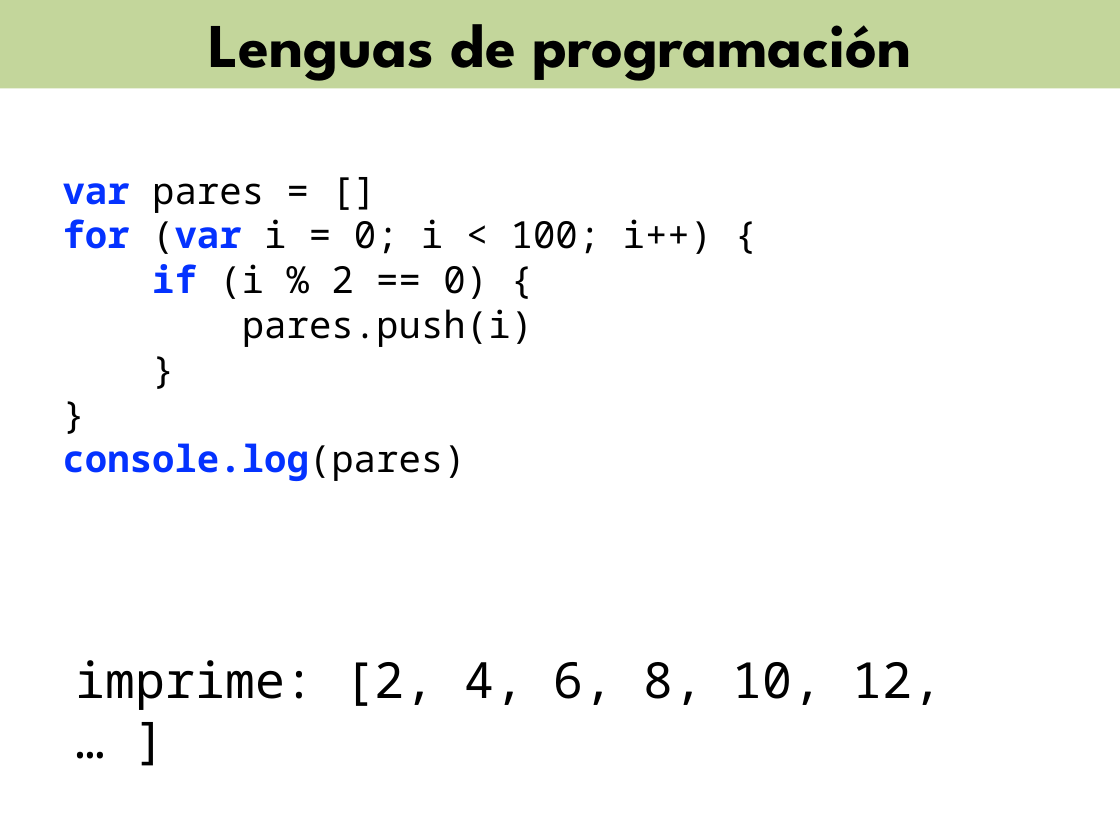
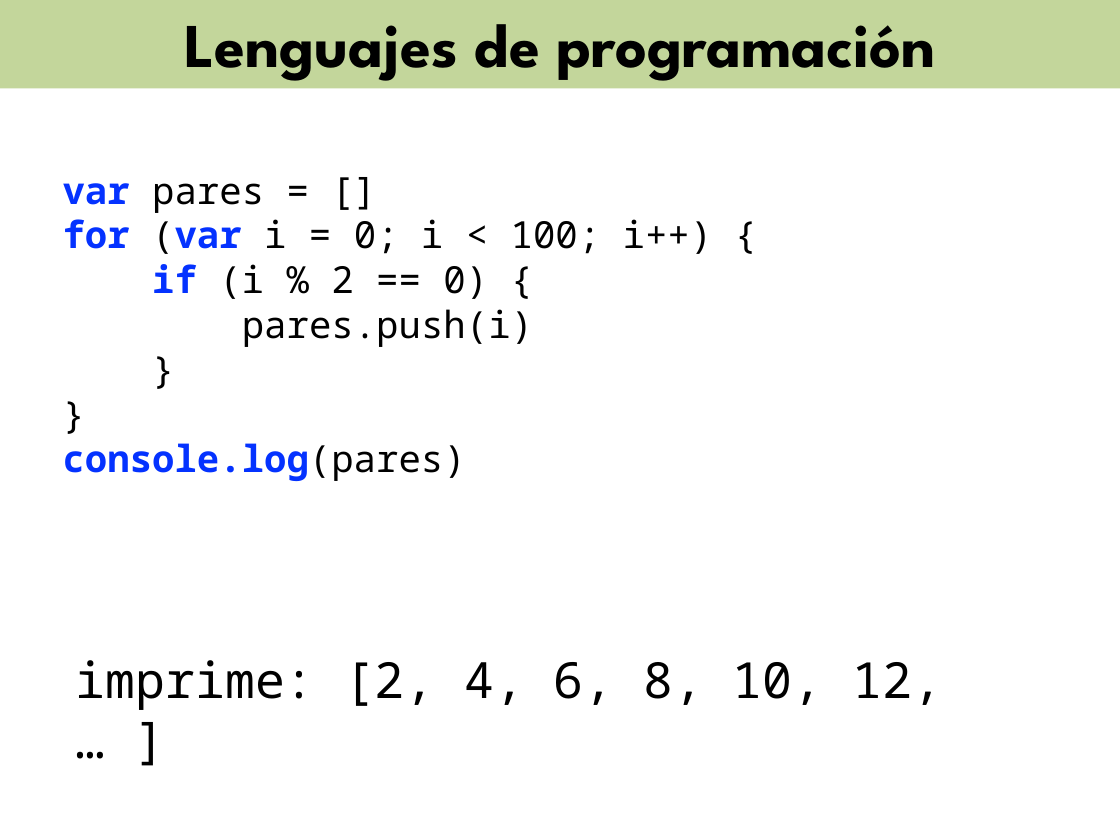
Before and after one commit to csbridge/csbridge2019uniandes, a slide deck: slide 5 of docs/slides/LifeAfterCSBridge.pptx. Drawn at 1120x840 pixels with LibreOffice and Linux fonts; fonts in the diff are those of the drawing. Boxes give left, top, right and bottom in pixels: in the first picture for what was removed or moved away, otherwise in the second. Text is boxed around its words. In the diff, an @@ line names an element or a change of style, - is before the commit and + after.

```diff
--- a/docs/slides/LifeAfterCSBridge.pptx
+++ b/docs/slides/LifeAfterCSBridge.pptx
@@ text in rectangle at [184,24,935,81]: text changed @@
-Lenguas de programación
+Lenguajes de programación
```
Also in this commit, not shown: 6 other slides changed.
